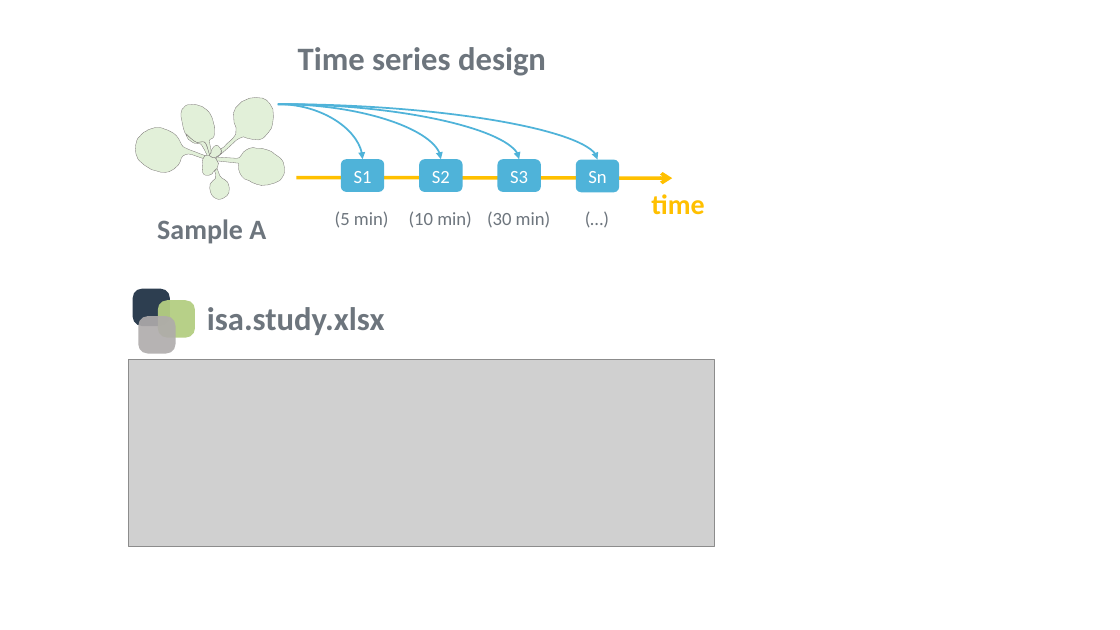
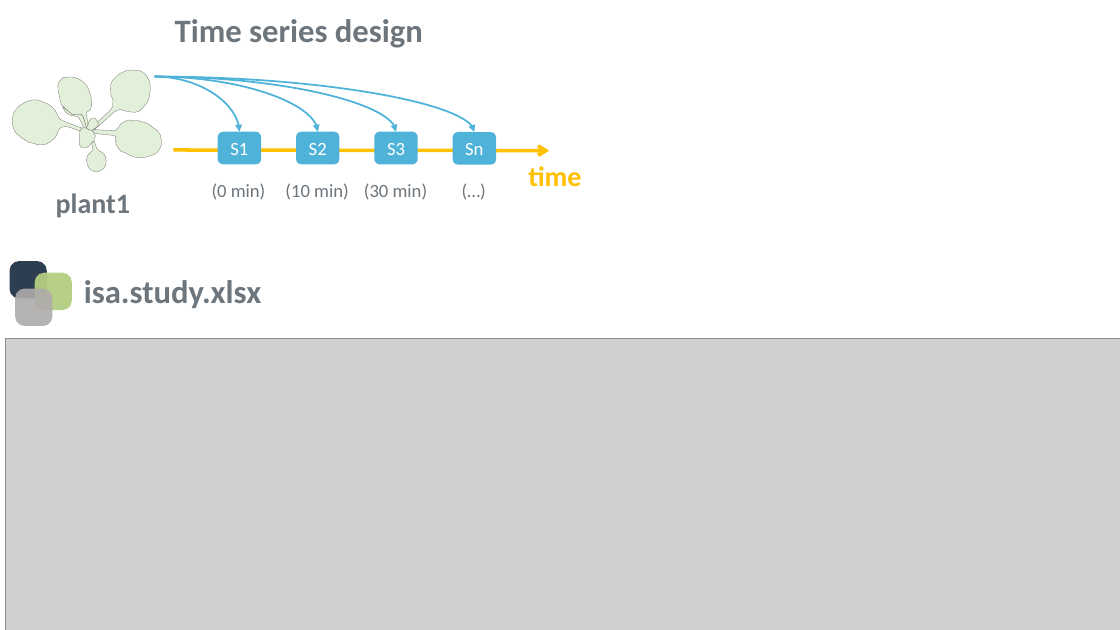
Before and after one commit to nfdi4plants/nfdi4plants.knowledgebase, a slide deck: slide 2 of src/docs/img/ISA_AnnotationPatterns.pptx. Drawn at 1120x630 pixels with LibreOffice and Linux fonts; fonts in the diff are those of the drawing; grey boxes stand for pictures. Boxes give left, top, right and bottom in pixels: in the first picture for what was removed or moved away, otherwise in the second. Text is boxed around its words. In the diff, an @@ line names an element or a change of style, - is before the commit and + after.

Commit message:
edit figures in ISA_AnnotationPatterns.pptx

```diff
--- a/src/docs/img/ISA_AnnotationPatterns.pptx
+++ b/src/docs/img/ISA_AnnotationPatterns.pptx
@@ freeform shape: place and size @@
-freeform shape at bbox=[173, 97, 228, 160]
+freeform shape at bbox=[51, 70, 105, 133]
@@ 4 rounded rectangles, 4 curved arrows, 3 freeform shapes, 2 texts: place and size @@
-4 rounded rectangles, 4 curved arrows, 3 freeform shapes, 2 texts at bbox=[133, 47, 620, 335]
+4 rounded rectangles, 4 curved arrows, 3 freeform shapes, 2 texts at bbox=[9, 19, 497, 308]
@@ freeform shape: place and size @@
-freeform shape at bbox=[185, 128, 211, 160]
+freeform shape at bbox=[63, 100, 89, 133]
@@ rounded rectangle "S3": place and size @@
-rounded rectangle "S3" at bbox=[497, 160, 541, 192]
+rounded rectangle "S3" at bbox=[375, 132, 418, 165]
@@ 3 texts, 2 rounded rectangles, 2 freeform shapes, 1 arrow: place and size @@
-3 texts, 2 rounded rectangles, 2 freeform shapes, 1 arrow at bbox=[128, 111, 704, 353]
+3 texts, 2 rounded rectangles, 2 freeform shapes, 1 arrow at bbox=[5, 84, 581, 326]
@@ text "(…)": place and size @@
-text "(…)" at bbox=[576, 202, 619, 234]
+text "(…)" at bbox=[454, 175, 497, 206]
@@ text at bbox=[56, 193, 130, 218]: text changed @@
-Sample A
+plant1
@@ text at bbox=[212, 183, 266, 200]: text changed @@
-(5 min)
+(0 min)
@@ picture added at bbox=[5, 339, 1120, 630] @@
@@ picture removed at bbox=[129, 360, 714, 547] @@
```
Also in this commit, not shown: 2 other slides changed.
